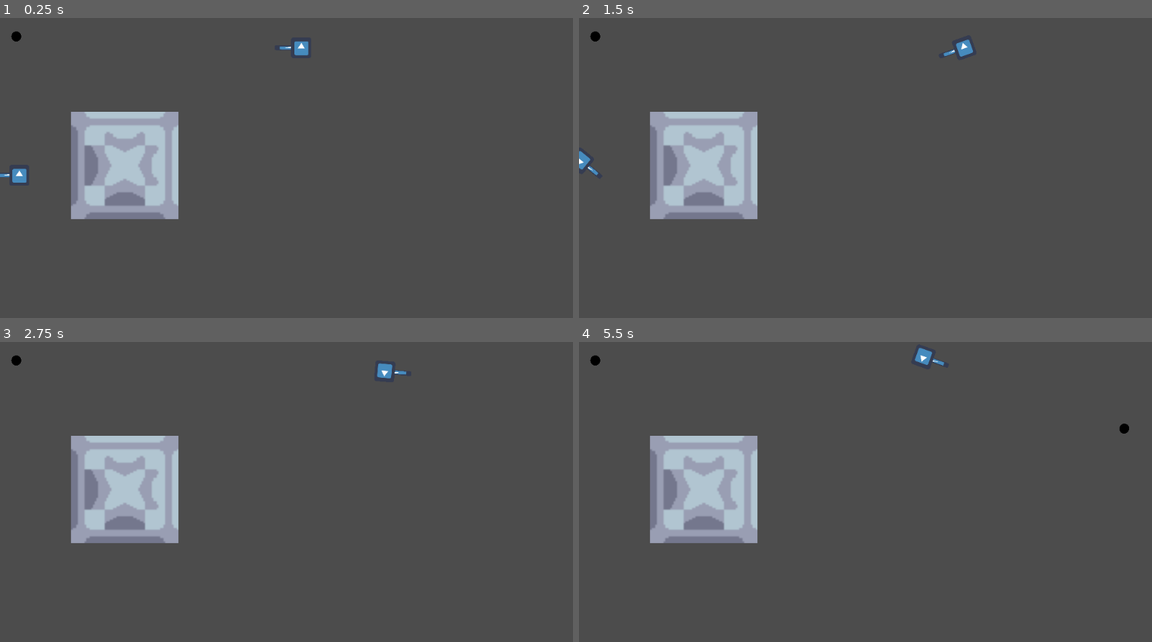
Above: before the commit, frames 1-4 (two rows, left to right).
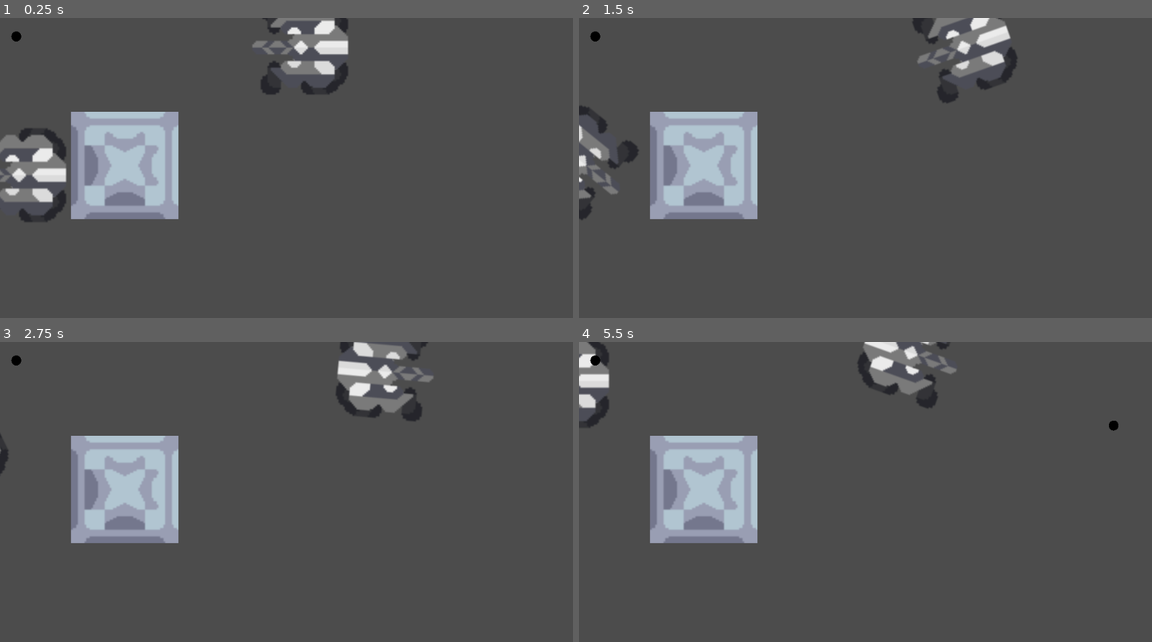
Above: after the commit, the same moments.

Repository: AsgerHB/godot-tank-battle
Game: Godot game, scene res://World.tscn
Same seed, same stepped clock (60 frames per second), same inputs: the game is played once before the commit and once after it. The engine's default icon, where the game draws it, is replaced by a stand-in: a white triangle on a blue panel in a dark square.
Inputs:
- Up to frame 1 (0.25 s): no input
- Up to frame 2 (1.5 s): tap Enter at 0.5 s; hold Right (ui_right) 0.53-1.28 s; hold S (down2) 0.53-1.28 s; tap Space (ui_select) at 0.77 s; hold Down (ui_down) from 1.28 s (still down); tap A (left2) at 1.35 s
- Up to frame 3 (2.75 s): tap Space (ui_select) at 1.52 s; release Down (ui_down) at 2.03 s; hold Right (ui_right) from 2.03 s (still down); hold D (right2) from 2.03 s (still down)
- Up to frame 4 (5.5 s): release Right (ui_right) at 2.78 s; release D (right2) at 2.78 s; hold Up (ui_up) 2.78-3.53 s; tap Tab (shoot) at 2.85 s; tap Space (ui_select) at 3.02, 3.77, 4.52 s; hold Left (ui_left) 3.53-5.03 s; tap , (shoot2) at 3.6 s; tap W (up2) at 4.35 s; hold Down (ui_down) from 5.03 s (still down); hold S (down2) from 5.03 s (still down)

The runs differ from the first frame. In frame 1, 4.5% of the frame differs, in the area x 0-61%, y 0-69%; in frame 2, 3.4%; in frame 3, 2.6%; in frame 4, 3.0%.

Commit message:
New tank textures

Diff:
--- a/Godot Tank Battle/Tank.tscn
+++ b/Godot Tank Battle/Tank.tscn
@@ -1,19 +1,26 @@
-[gd_scene load_steps=6 format=2]
+[gd_scene load_steps=7 format=2]
 
 [ext_resource path="res://Scripts/Tank.gd" type="Script" id=1]
-[ext_resource path="res://icon.png" type="Texture" id=2]
+[ext_resource path="res://sprites/blocks/turrets/scatter.png" type="Texture" id=2]
 [ext_resource path="res://Gun.gd" type="Script" id=3]
 [ext_resource path="res://Scenes/Bullet.tscn" type="PackedScene" id=4]
+[ext_resource path="res://sprites/mechs/mechs/omega-mech-armor.png" type="Texture" id=5]
 
 [sub_resource type="CircleShape2D" id=1]
+radius = 21.0012
 
 [node name="Tank" type="KinematicBody2D"]
-position = Vector2( 100, 100 )
 scale = Vector2( 3, 3 )
 script = ExtResource( 1 )
 
 [node name="CollisionShape2D" type="CollisionShape2D" parent="."]
 shape = SubResource( 1 )
+
+[node name="omega-mech-armor" type="Sprite" parent="."]
+modulate = Color( 0.337255, 0.337255, 0.337255, 1 )
+position = Vector2( -1.43051e-06, 7.45058e-09 )
+scale = Vector2( 1, 1 )
+texture = ExtResource( 5 )
 
 [node name="ShootyPoint" type="Node2D" parent="."]
 position = Vector2( -14.1683, 0.118999 )
@@ -21,12 +28,6 @@
 script = ExtResource( 3 )
 Bullet = ExtResource( 4 )
 
-[node name="Sprite2" type="Sprite" parent="."]
-position = Vector2( -6.087, 0.119 )
-scale = Vector2( 0.300864, 0.0453776 )
+[node name="scatter" type="Sprite" parent="."]
+rotation = -1.57079
 texture = ExtResource( 2 )
-
-[node name="Sprite" type="Sprite" parent="."]
-position = Vector2( 0.118904, 0.118916 )
-scale = Vector2( 0.186186, 0.193618 )
-texture = ExtResource( 2 )
